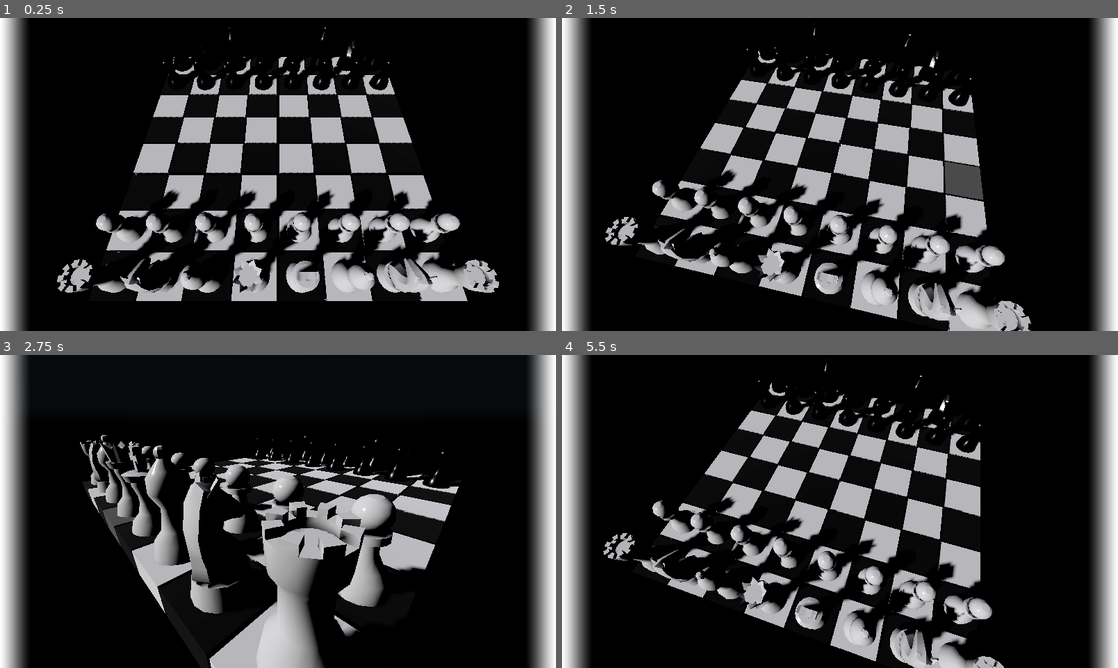
Above: before the commit, frames 1-4 (two rows, left to right).
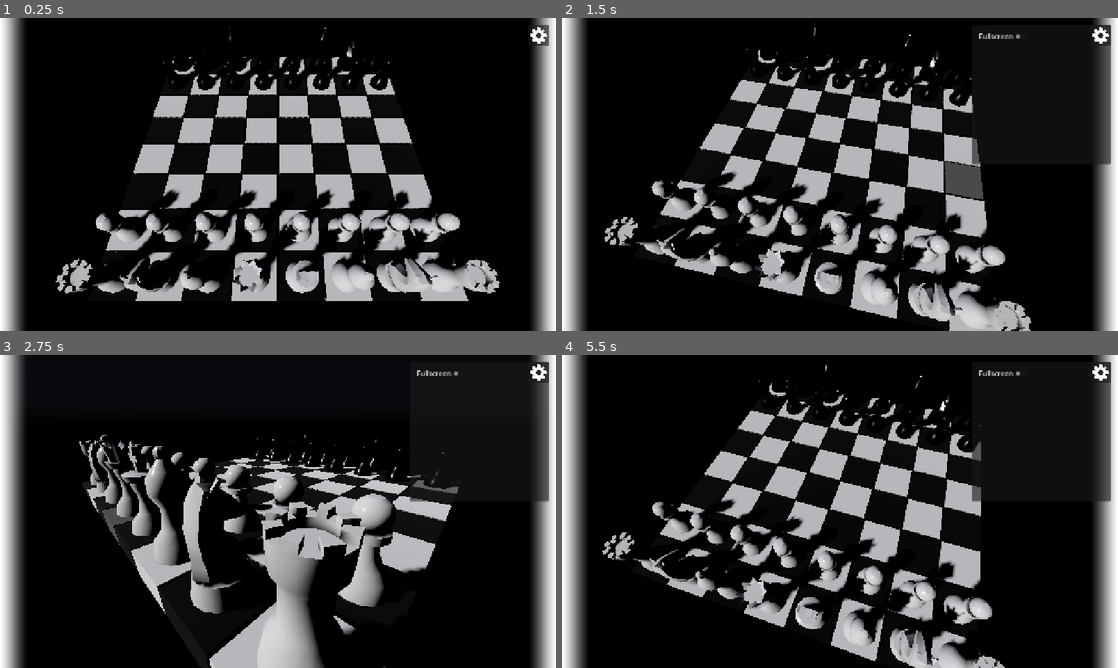
Above: after the commit, the same moments.

Repository: AlterWalrus/godot-chess-3D
Game: Godot game, scene res://scenes/main.tscn
Two runs of this game, one before a commit and one after it. Both use one fixed random seed, a clock stepped at 60 frames per second and the inputs below. A sky picture missing from this copy of the repository is replaced by a grey-blue gradient.
Inputs (mouse positions are in pixels of both pictures, inside the frame that each line leads up to):
- Up to frame 1 (0.25 s): no input
- Up to frame 2 (1.5 s): click (1101, 36) at 0.52 s; tap Enter at 1.25 s; move the mouse to (962, 158) at 1.27 s; press the mouse at (962, 158) at 1.28 s; hold D (right) from 1.28 s (still down)
- Up to frame 3 (2.75 s): move the mouse to (166, 527) at 2.02 s; release D (right) at 2.03 s; release the mouse at (166, 527) at 2.03 s; hold S (down) from 2.03 s (still down); tap Middle mouse button (move) at 2.1 s
- Up to frame 4 (5.5 s): move the mouse to (895, 442) at 2.77 s; release S (down) at 2.78 s; press the mouse at (895, 442) at 2.78 s; hold D (right) 2.78-3.53 s; move the mouse to (812, 574) at 3.52 s; release the mouse at (812, 574) at 3.53 s; hold W (up) 3.53-4.28 s; tap Middle mouse button (move) at 3.6, 5.1 s; move the mouse to (1006, 558) at 4.27 s; press the mouse at (1006, 558) at 4.28 s; hold A (left) from 4.28 s (still down); move the mouse to (673, 464) at 5.02 s; release the mouse at (673, 464) at 5.03 s

The runs differ from the first frame. In frame 1, 2.7% of the frame differs, in the area x 3-99%, y 0-100%; in frame 2, 3.9%; in frame 3, 3.5%; in frame 4, 3.9%.

Commit message:
add fullscreen toggle

Diff:
--- a/project.godot
+++ b/project.godot
@@ -18,7 +18,9 @@
 
 [display]
 
-window/stretch/mode="viewport"
+window/size/viewport_width=1280
+window/size/viewport_height=720
+window/stretch/mode="canvas_items"
 
 [input]
 
--- a/scenes/main.tscn
+++ b/scenes/main.tscn
@@ -1,8 +1,10 @@
-[gd_scene load_steps=15 format=3 uid="uid://cys6i3n2cq7c"]
+[gd_scene load_steps=17 format=3 uid="uid://cys6i3n2cq7c"]
 
 [ext_resource type="Script" uid="uid://dmolvo2cxyapc" path="res://scripts/main.gd" id="1_ig7tw"]
 [ext_resource type="PackedScene" uid="uid://cakn338j5jbjn" path="res://scenes/square.tscn" id="2_0xm2m"]
 [ext_resource type="Texture2D" uid="uid://bbim20g6jkaik" path="res://IMGL6415_4k_acescg.exr" id="4_jyhfs"]
+[ext_resource type="Texture2D" uid="uid://cch4ohmgl3k71" path="res://settings-icon.png" id="4_tbgi4"]
+[ext_resource type="Script" uid="uid://d1tbr1q4lpvgj" path="res://scripts/settings.gd" id="4_tefeu"]
 
 [sub_resource type="PanoramaSkyMaterial" id="PanoramaSkyMaterial_0xm2m"]
 panorama = ExtResource("4_jyhfs")
@@ -49,6 +51,7 @@
 
 [node name="WorldEnvironment" type="WorldEnvironment" parent="."]
 environment = SubResource("Environment_1bvp3")
+camera_attributes = SubResource("CameraAttributesPractical_sugp2")
 
 [node name="DirectionalLight3D" type="DirectionalLight3D" parent="."]
 transform = Transform3D(0.73715377, -0.3918053, -0.5505388, 0.6744923, 0.4758337, 0.5644843, 0.04079692, -0.7874458, 0.6150322, 0, 0, 0)
@@ -62,7 +65,6 @@
 
 [node name="Camera3D" type="Camera3D" parent="CamPivot"]
 transform = Transform3D(1, 0, 0, 0, 0.44386905, 0.89609176, 0, -0.89609176, 0.44386905, 0, 5, 3.5)
-attributes = SubResource("CameraAttributesPractical_jyhfs")
 
 [node name="MeshInstance3D" type="MeshInstance3D" parent="."]
 visible = false
@@ -137,3 +139,49 @@
 grow_vertical = 2
 theme_override_font_sizes/font_size = 48
 text = "??? GANA"
+
+[node name="Settings" type="Control" parent="CanvasLayer"]
+layout_mode = 3
+anchor_right = 1.0
+anchor_bottom = 1.0
+offset_left = 16.0
+offset_top = 16.0
+offset_right = -16.0
+offset_bottom = -16.0
+grow_horizontal = 2
+grow_vertical = 2
+mouse_filter = 2
+script = ExtResource("4_tefeu")
+
+[node name="SettingsPanel" type="Panel" parent="CanvasLayer/Settings"]
+custom_minimum_size = Vector2(320, 320)
+layout_mode = 1
+anchors_preset = 1
+anchor_left = 1.0
+anchor_right = 1.0
+offset_left = -320.0
+offset_bottom = 320.0
+grow_horizontal = 0
+pivot_offset = Vector2(320, 0)
+
+[node name="Fullscreen" type="CheckButton" parent="CanvasLayer/Settings/SettingsPanel"]
+layout_mode = 0
+offset_left = 9.0
+offset_top = 11.0
+offset_right = 53.0
+offset_bottom = 35.0
+focus_mode = 0
+text = "Fullscreen"
+
+[node name="SettingsButton" type="Button" parent="CanvasLayer/Settings"]
+custom_minimum_size = Vector2(48, 48)
+layout_mode = 1
+anchors_preset = 1
+anchor_left = 1.0
+anchor_right = 1.0
+offset_left = -48.0
+offset_bottom = 48.0
+grow_horizontal = 0
+focus_mode = 0
+icon = ExtResource("4_tbgi4")
+expand_icon = true
--- /dev/null
+++ b/scripts/settings.gd
@@ -0,0 +1,37 @@
+extends Control
+
+var settings_open := false
+
+@export var env: WorldEnvironment
+
+@onready var settings_button := $SettingsButton
+@onready var settings_panel := $SettingsPanel
+
+@onready var fullscreen := $SettingsPanel/Fullscreen
+
+func _ready() -> void:
+	settings_panel.hide()
+	settings_button.pressed.connect(_on_settings_pressed)
+	fullscreen.toggled.connect(_fullscreen_toggle)
+
+
+func _fullscreen_toggle(fs):
+	var ds := DisplayServer
+	ds.window_set_mode(ds.WINDOW_MODE_FULLSCREEN if fs else ds.WINDOW_MODE_WINDOWED)
+
+
+func _on_settings_pressed():
+	settings_open = not settings_open
+	settings_button.disabled = true
+	settings_panel.show()
+
+	var t = create_tween().set_trans(Tween.TRANS_CUBIC)
+	if settings_open:
+		t.tween_property(settings_panel, "scale", Vector2.ONE, 0.2).from(Vector2.ONE*0.1)
+	else:
+		t.tween_property(settings_panel, "scale", Vector2.ONE*0.1, 0.2).from(Vector2.ONE)
+
+	await t.finished
+	settings_button.disabled = false
+	if not settings_open:
+		settings_panel.hide()
Not shown: 1 places in scenes/main.tscn that only renumber resources
Not shown, added: scripts/settings.gd.uid
Binary file added: settings-icon.png
Not shown, added: settings-icon.png.import
